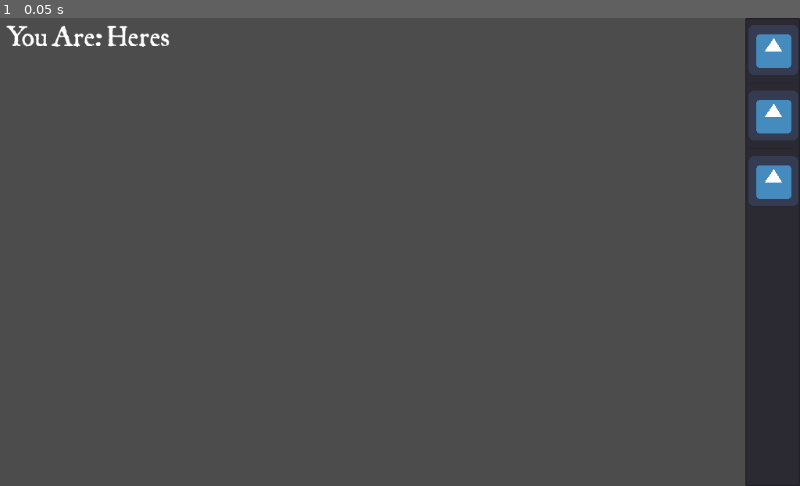
Above: before the commit, frame 1.
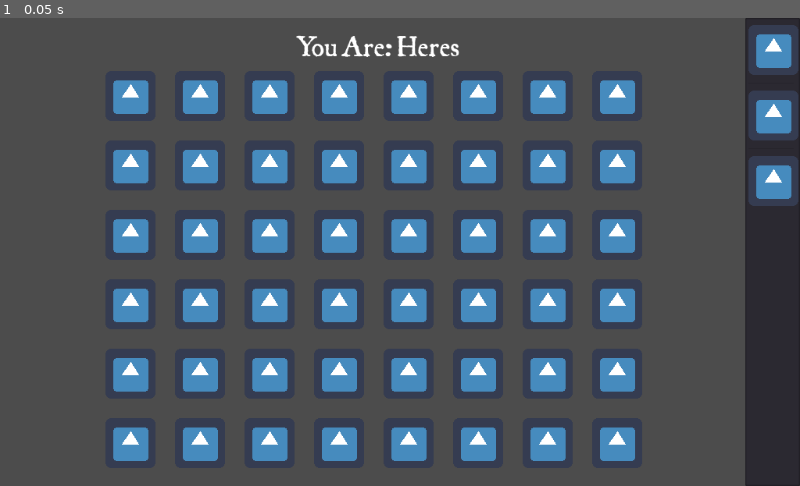
Above: after the commit, the same moment.

Repository: TheSkyOne/Yetzira-and-Heres
Game: Godot game, scene res://Game.tscn
The game is run twice, just before and just after one commit, with the same random seed, the same clock (stepped at 60 frames per second) and the same inputs. This scene is started directly instead of the project's main scene. The engine's default icon, where the game draws it, is replaced by a stand-in: a white triangle on a blue panel in a dark square.
Inputs:
- Up to frame 1 (0.05 s): no input

The runs differ from the first frame. In frame 1, 16% of the frame differs, in the area x 0-80%, y 1-95%.

Commit message:
added grid

Diff:
--- a/Game.tscn
+++ b/Game.tscn
@@ -1,7 +1,8 @@
-[gd_scene load_steps=4 format=2]
+[gd_scene load_steps=5 format=2]
 
 [ext_resource path="res://Game.gd" type="Script" id=1]
 [ext_resource path="res://jsl-ancient/JANCIENT.TTF" type="DynamicFontData" id=2]
+[ext_resource path="res://icon.png" type="Texture" id=3]
 
 [sub_resource type="DynamicFont" id=1]
 
@@ -21,10 +22,10 @@
 anchor_top = 0.0
 anchor_right = 0.0
 anchor_bottom = 0.0
-margin_left = 8.0
-margin_top = 9.0
-margin_right = 140.0
-margin_bottom = 50.0
+margin_left = 379.0
+margin_top = 22.0
+margin_right = 511.0
+margin_bottom = 63.0
 rect_pivot_offset = Vector2( 0, 0 )
 rect_clip_content = false
 mouse_filter = 2
@@ -36,3 +37,970 @@
 lines_skipped = 0
 max_lines_visible = -1
 _sections_unfolded = [ "Margin", "custom_fonts" ]
+
+[node name="GridContainer" type="GridContainer" parent="." index="1"]
+
+anchor_left = 0.0
+anchor_top = 0.0
+anchor_right = 0.0
+anchor_bottom = 0.0
+margin_left = 135.0
+margin_top = 68.0
+margin_right = 822.0
+margin_bottom = 577.0
+rect_pivot_offset = Vector2( 0, 0 )
+rect_clip_content = false
+mouse_filter = 1
+mouse_default_cursor_shape = 0
+size_flags_horizontal = 1
+size_flags_vertical = 1
+custom_constants/vseparation = 25
+custom_constants/hseparation = 25
+columns = 8
+_sections_unfolded = [ "Margin", "Rect", "custom_constants" ]
+
+[node name="TextureRect" type="TextureRect" parent="GridContainer" index="0"]
+
+anchor_left = 0.0
+anchor_top = 0.0
+anchor_right = 0.0
+anchor_bottom = 0.0
+margin_right = 64.0
+margin_bottom = 64.0
+rect_pivot_offset = Vector2( 0, 0 )
+rect_clip_content = false
+mouse_filter = 1
+mouse_default_cursor_shape = 0
+size_flags_horizontal = 1
+size_flags_vertical = 1
+texture = ExtResource( 3 )
+stretch_mode = 0
+_sections_unfolded = [ "Rect" ]
+
+[node name="TextureRect2" type="TextureRect" parent="GridContainer" index="1"]
+
+anchor_left = 0.0
+anchor_top = 0.0
+anchor_right = 0.0
+anchor_bottom = 0.0
+margin_left = 89.0
+margin_right = 153.0
+margin_bottom = 64.0
+rect_pivot_offset = Vector2( 0, 0 )
+rect_clip_content = false
+mouse_filter = 1
+mouse_default_cursor_shape = 0
+size_flags_horizontal = 1
+size_flags_vertical = 1
+texture = ExtResource( 3 )
+stretch_mode = 0
+_sections_unfolded = [ "Rect" ]
+
+[node name="TextureRect3" type="TextureRect" parent="GridContainer" index="2"]
+
+anchor_left = 0.0
+anchor_top = 0.0
+anchor_right = 0.0
+anchor_bottom = 0.0
+margin_left = 178.0
+margin_right = 242.0
+margin_bottom = 64.0
+rect_pivot_offset = Vector2( 0, 0 )
+rect_clip_content = false
+mouse_filter = 1
+mouse_default_cursor_shape = 0
+size_flags_horizontal = 1
+size_flags_vertical = 1
+texture = ExtResource( 3 )
+stretch_mode = 0
+_sections_unfolded = [ "Rect" ]
+
+[node name="TextureRect4" type="TextureRect" parent="GridContainer" index="3"]
+
+anchor_left = 0.0
+anchor_top = 0.0
+anchor_right = 0.0
+anchor_bottom = 0.0
+margin_left = 267.0
+margin_right = 331.0
+margin_bottom = 64.0
+rect_pivot_offset = Vector2( 0, 0 )
+rect_clip_content = false
+mouse_filter = 1
+mouse_default_cursor_shape = 0
+size_flags_horizontal = 1
+size_flags_vertical = 1
+texture = ExtResource( 3 )
+stretch_mode = 0
+_sections_unfolded = [ "Rect" ]
+
+[node name="TextureRect5" type="TextureRect" parent="GridContainer" index="4"]
+
+anchor_left = 0.0
+anchor_top = 0.0
+anchor_right = 0.0
+anchor_bottom = 0.0
+margin_left = 356.0
+margin_right = 420.0
+margin_bottom = 64.0
+rect_pivot_offset = Vector2( 0, 0 )
+rect_clip_content = false
+mouse_filter = 1
+mouse_default_cursor_shape = 0
+size_flags_horizontal = 1
+size_flags_vertical = 1
+texture = ExtResource( 3 )
+stretch_mode = 0
+_sections_unfolded = [ "Rect" ]
+
+[node name="TextureRect6" type="TextureRect" parent="GridContainer" index="5"]
+
+anchor_left = 0.0
+anchor_top = 0.0
+anchor_right = 0.0
+anchor_bottom = 0.0
+margin_left = 445.0
+margin_right = 509.0
+margin_bottom = 64.0
+rect_pivot_offset = Vector2( 0, 0 )
+rect_clip_content = false
+mouse_filter = 1
+mouse_default_cursor_shape = 0
+size_flags_horizontal = 1
+size_flags_vertical = 1
+texture = ExtResource( 3 )
+stretch_mode = 0
+_sections_unfolded = [ "Rect" ]
+
+[node name="TextureRect7" type="TextureRect" parent="GridContainer" index="6"]
+
+anchor_left = 0.0
+anchor_top = 0.0
+anchor_right = 0.0
+anchor_bottom = 0.0
+margin_left = 534.0
+margin_right = 598.0
+margin_bottom = 64.0
+rect_pivot_offset = Vector2( 0, 0 )
+rect_clip_content = false
+mouse_filter = 1
+mouse_default_cursor_shape = 0
+size_flags_horizontal = 1
+size_flags_vertical = 1
+texture = ExtResource( 3 )
+stretch_mode = 0
+_sections_unfolded = [ "Rect" ]
+
+[node name="TextureRect8" type="TextureRect" parent="GridContainer" index="7"]
+
+anchor_left = 0.0
+anchor_top = 0.0
+anchor_right = 0.0
+anchor_bottom = 0.0
+margin_left = 623.0
+margin_right = 687.0
+margin_bottom = 64.0
+rect_pivot_offset = Vector2( 0, 0 )
+rect_clip_content = false
+mouse_filter = 1
+mouse_default_cursor_shape = 0
+size_flags_horizontal = 1
+size_flags_vertical = 1
+texture = ExtResource( 3 )
+stretch_mode = 0
+_sections_unfolded = [ "Rect" ]
+
+[node name="TextureRect9" type="TextureRect" parent="GridContainer" index="8"]
+
+anchor_left = 0.0
+anchor_top = 0.0
+anchor_right = 0.0
+anchor_bottom = 0.0
+margin_top = 89.0
+margin_right = 64.0
+margin_bottom = 153.0
+rect_pivot_offset = Vector2( 0, 0 )
+rect_clip_content = false
+mouse_filter = 1
+mouse_default_cursor_shape = 0
+size_flags_horizontal = 1
+size_flags_vertical = 1
+texture = ExtResource( 3 )
+stretch_mode = 0
+_sections_unfolded = [ "Rect" ]
+
+[node name="TextureRect10" type="TextureRect" parent="GridContainer" index="9"]
+
+anchor_left = 0.0
+anchor_top = 0.0
+anchor_right = 0.0
+anchor_bottom = 0.0
+margin_left = 89.0
+margin_top = 89.0
+margin_right = 153.0
+margin_bottom = 153.0
+rect_pivot_offset = Vector2( 0, 0 )
+rect_clip_content = false
+mouse_filter = 1
+mouse_default_cursor_shape = 0
+size_flags_horizontal = 1
+size_flags_vertical = 1
+texture = ExtResource( 3 )
+stretch_mode = 0
+_sections_unfolded = [ "Rect" ]
+
+[node name="TextureRect11" type="TextureRect" parent="GridContainer" index="10"]
+
+anchor_left = 0.0
+anchor_top = 0.0
+anchor_right = 0.0
+anchor_bottom = 0.0
+margin_left = 178.0
+margin_top = 89.0
+margin_right = 242.0
+margin_bottom = 153.0
+rect_pivot_offset = Vector2( 0, 0 )
+rect_clip_content = false
+mouse_filter = 1
+mouse_default_cursor_shape = 0
+size_flags_horizontal = 1
+size_flags_vertical = 1
+texture = ExtResource( 3 )
+stretch_mode = 0
+_sections_unfolded = [ "Rect" ]
+
+[node name="TextureRect12" type="TextureRect" parent="GridContainer" index="11"]
+
+anchor_left = 0.0
+anchor_top = 0.0
+anchor_right = 0.0
+anchor_bottom = 0.0
+margin_left = 267.0
+margin_top = 89.0
+margin_right = 331.0
+margin_bottom = 153.0
+rect_pivot_offset = Vector2( 0, 0 )
+rect_clip_content = false
+mouse_filter = 1
+mouse_default_cursor_shape = 0
+size_flags_horizontal = 1
+size_flags_vertical = 1
+texture = ExtResource( 3 )
+stretch_mode = 0
+_sections_unfolded = [ "Rect" ]
+
+[node name="TextureRect13" type="TextureRect" parent="GridContainer" index="12"]
+
+anchor_left = 0.0
+anchor_top = 0.0
+anchor_right = 0.0
+anchor_bottom = 0.0
+margin_left = 356.0
+margin_top = 89.0
+margin_right = 420.0
+margin_bottom = 153.0
+rect_pivot_offset = Vector2( 0, 0 )
+rect_clip_content = false
+mouse_filter = 1
+mouse_default_cursor_shape = 0
+size_flags_horizontal = 1
+size_flags_vertical = 1
+texture = ExtResource( 3 )
+stretch_mode = 0
+_sections_unfolded = [ "Rect" ]
+
+[node name="TextureRect14" type="TextureRect" parent="GridContainer" index="13"]
+
+anchor_left = 0.0
+anchor_top = 0.0
+anchor_right = 0.0
+anchor_bottom = 0.0
+margin_left = 445.0
+margin_top = 89.0
+margin_right = 509.0
+margin_bottom = 153.0
+rect_pivot_offset = Vector2( 0, 0 )
+rect_clip_content = false
+mouse_filter = 1
+mouse_default_cursor_shape = 0
+size_flags_horizontal = 1
+size_flags_vertical = 1
+texture = ExtResource( 3 )
+stretch_mode = 0
+_sections_unfolded = [ "Rect" ]
+
+[node name="TextureRect15" type="TextureRect" parent="GridContainer" index="14"]
+
+anchor_left = 0.0
+anchor_top = 0.0
+anchor_right = 0.0
+anchor_bottom = 0.0
+margin_left = 534.0
+margin_top = 89.0
+margin_right = 598.0
+margin_bottom = 153.0
+rect_pivot_offset = Vector2( 0, 0 )
+rect_clip_content = false
+mouse_filter = 1
+mouse_default_cursor_shape = 0
+size_flags_horizontal = 1
+size_flags_vertical = 1
+texture = ExtResource( 3 )
+stretch_mode = 0
+_sections_unfolded = [ "Rect" ]
+
+[node name="TextureRect16" type="TextureRect" parent="GridContainer" index="15"]
+
+anchor_left = 0.0
+anchor_top = 0.0
+anchor_right = 0.0
+anchor_bottom = 0.0
+margin_left = 623.0
+margin_top = 89.0
+margin_right = 687.0
+margin_bottom = 153.0
+rect_pivot_offset = Vector2( 0, 0 )
+rect_clip_content = false
+mouse_filter = 1
+mouse_default_cursor_shape = 0
+size_flags_horizontal = 1
+size_flags_vertical = 1
+texture = ExtResource( 3 )
+stretch_mode = 0
+_sections_unfolded = [ "Rect" ]
+
+[node name="TextureRect17" type="TextureRect" parent="GridContainer" index="16"]
+
+anchor_left = 0.0
+anchor_top = 0.0
+anchor_right = 0.0
+anchor_bottom = 0.0
+margin_top = 178.0
+margin_right = 64.0
+margin_bottom = 242.0
+rect_pivot_offset = Vector2( 0, 0 )
+rect_clip_content = false
+mouse_filter = 1
+mouse_default_cursor_shape = 0
+size_flags_horizontal = 1
+size_flags_vertical = 1
+texture = ExtResource( 3 )
+stretch_mode = 0
+_sections_unfolded = [ "Rect" ]
+
+[node name="TextureRect18" type="TextureRect" parent="GridContainer" index="17"]
+
+anchor_left = 0.0
+anchor_top = 0.0
+anchor_right = 0.0
+anchor_bottom = 0.0
+margin_left = 89.0
+margin_top = 178.0
+margin_right = 153.0
+margin_bottom = 242.0
+rect_pivot_offset = Vector2( 0, 0 )
+rect_clip_content = false
+mouse_filter = 1
+mouse_default_cursor_shape = 0
+size_flags_horizontal = 1
+size_flags_vertical = 1
+texture = ExtResource( 3 )
+stretch_mode = 0
+_sections_unfolded = [ "Rect" ]
+
+[node name="TextureRect19" type="TextureRect" parent="GridContainer" index="18"]
+
+anchor_left = 0.0
+anchor_top = 0.0
+anchor_right = 0.0
+anchor_bottom = 0.0
+margin_left = 178.0
+margin_top = 178.0
+margin_right = 242.0
+margin_bottom = 242.0
+rect_pivot_offset = Vector2( 0, 0 )
+rect_clip_content = false
+mouse_filter = 1
+mouse_default_cursor_shape = 0
+size_flags_horizontal = 1
+size_flags_vertical = 1
+texture = ExtResource( 3 )
+stretch_mode = 0
+_sections_unfolded = [ "Rect" ]
+
+[node name="TextureRect20" type="TextureRect" parent="GridContainer" index="19"]
+
+anchor_left = 0.0
+anchor_top = 0.0
+anchor_right = 0.0
+anchor_bottom = 0.0
+margin_left = 267.0
+margin_top = 178.0
+margin_right = 331.0
+margin_bottom = 242.0
+rect_pivot_offset = Vector2( 0, 0 )
+rect_clip_content = false
+mouse_filter = 1
+mouse_default_cursor_shape = 0
+size_flags_horizontal = 1
+size_flags_vertical = 1
+texture = ExtResource( 3 )
+stretch_mode = 0
+_sections_unfolded = [ "Rect" ]
+
+[node name="TextureRect21" type="TextureRect" parent="GridContainer" index="20"]
+
+anchor_left = 0.0
+anchor_top = 0.0
+anchor_right = 0.0
+anchor_bottom = 0.0
+margin_left = 356.0
+margin_top = 178.0
+margin_right = 420.0
+margin_bottom = 242.0
+rect_pivot_offset = Vector2( 0, 0 )
+rect_clip_content = false
+mouse_filter = 1
+mouse_default_cursor_shape = 0
+size_flags_horizontal = 1
+size_flags_vertical = 1
+texture = ExtResource( 3 )
+stretch_mode = 0
+_sections_unfolded = [ "Rect" ]
+
+[node name="TextureRect22" type="TextureRect" parent="GridContainer" index="21"]
+
+anchor_left = 0.0
+anchor_top = 0.0
+anchor_right = 0.0
+anchor_bottom = 0.0
+margin_left = 445.0
+margin_top = 178.0
+margin_right = 509.0
+margin_bottom = 242.0
+rect_pivot_offset = Vector2( 0, 0 )
+rect_clip_content = false
+mouse_filter = 1
+mouse_default_cursor_shape = 0
+size_flags_horizontal = 1
+size_flags_vertical = 1
+texture = ExtResource( 3 )
+stretch_mode = 0
+_sections_unfolded = [ "Rect" ]
+
+[node name="TextureRect23" type="TextureRect" parent="GridContainer" index="22"]
+
+anchor_left = 0.0
+anchor_top = 0.0
+anchor_right = 0.0
+anchor_bottom = 0.0
+margin_left = 534.0
+margin_top = 178.0
+margin_right = 598.0
+margin_bottom = 242.0
+rect_pivot_offset = Vector2( 0, 0 )
+rect_clip_content = false
+mouse_filter = 1
+mouse_default_cursor_shape = 0
+size_flags_horizontal = 1
+size_flags_vertical = 1
+texture = ExtResource( 3 )
+stretch_mode = 0
+_sections_unfolded = [ "Rect" ]
+
+[node name="TextureRect24" type="TextureRect" parent="GridContainer" index="23"]
+
+anchor_left = 0.0
+anchor_top = 0.0
+anchor_right = 0.0
+anchor_bottom = 0.0
+margin_left = 623.0
+margin_top = 178.0
+margin_right = 687.0
+margin_bottom = 242.0
+rect_pivot_offset = Vector2( 0, 0 )
+rect_clip_content = false
+mouse_filter = 1
+mouse_default_cursor_shape = 0
+size_flags_horizontal = 1
+size_flags_vertical = 1
+texture = ExtResource( 3 )
+stretch_mode = 0
+_sections_unfolded = [ "Rect" ]
+
+[node name="TextureRect25" type="TextureRect" parent="GridContainer" index="24"]
+
+anchor_left = 0.0
+anchor_top = 0.0
+anchor_right = 0.0
+anchor_bottom = 0.0
+margin_top = 267.0
+margin_right = 64.0
+margin_bottom = 331.0
+rect_pivot_offset = Vector2( 0, 0 )
+rect_clip_content = false
+mouse_filter = 1
+mouse_default_cursor_shape = 0
+size_flags_horizontal = 1
+size_flags_vertical = 1
+texture = ExtResource( 3 )
+stretch_mode = 0
+_sections_unfolded = [ "Rect" ]
+
+[node name="TextureRect26" type="TextureRect" parent="GridContainer" index="25"]
+
+anchor_left = 0.0
+anchor_top = 0.0
+anchor_right = 0.0
+anchor_bottom = 0.0
+margin_left = 89.0
+margin_top = 267.0
+margin_right = 153.0
+margin_bottom = 331.0
+rect_pivot_offset = Vector2( 0, 0 )
+rect_clip_content = false
+mouse_filter = 1
+mouse_default_cursor_shape = 0
+size_flags_horizontal = 1
+size_flags_vertical = 1
+texture = ExtResource( 3 )
+stretch_mode = 0
+_sections_unfolded = [ "Rect" ]
+
+[node name="TextureRect27" type="TextureRect" parent="GridContainer" index="26"]
+
+anchor_left = 0.0
+anchor_top = 0.0
+anchor_right = 0.0
+anchor_bottom = 0.0
+margin_left = 178.0
+margin_top = 267.0
+margin_right = 242.0
+margin_bottom = 331.0
+rect_pivot_offset = Vector2( 0, 0 )
+rect_clip_content = false
+mouse_filter = 1
+mouse_default_cursor_shape = 0
+size_flags_horizontal = 1
+size_flags_vertical = 1
+texture = ExtResource( 3 )
+stretch_mode = 0
+_sections_unfolded = [ "Rect" ]
+
+[node name="TextureRect28" type="TextureRect" parent="GridContainer" index="27"]
+
+anchor_left = 0.0
+anchor_top = 0.0
+anchor_right = 0.0
+anchor_bottom = 0.0
+margin_left = 267.0
+margin_top = 267.0
+margin_right = 331.0
+margin_bottom = 331.0
+rect_pivot_offset = Vector2( 0, 0 )
+rect_clip_content = false
+mouse_filter = 1
+mouse_default_cursor_shape = 0
+size_flags_horizontal = 1
+size_flags_vertical = 1
+texture = ExtResource( 3 )
+stretch_mode = 0
+_sections_unfolded = [ "Rect" ]
+
+[node name="TextureRect29" type="TextureRect" parent="GridContainer" index="28"]
+
+anchor_left = 0.0
+anchor_top = 0.0
+anchor_right = 0.0
+anchor_bottom = 0.0
+margin_left = 356.0
+margin_top = 267.0
+margin_right = 420.0
+margin_bottom = 331.0
+rect_pivot_offset = Vector2( 0, 0 )
+rect_clip_content = false
+mouse_filter = 1
+mouse_default_cursor_shape = 0
+size_flags_horizontal = 1
+size_flags_vertical = 1
+texture = ExtResource( 3 )
+stretch_mode = 0
+_sections_unfolded = [ "Rect" ]
+
+[node name="TextureRect30" type="TextureRect" parent="GridContainer" index="29"]
+
+anchor_left = 0.0
+anchor_top = 0.0
+anchor_right = 0.0
+anchor_bottom = 0.0
+margin_left = 445.0
+margin_top = 267.0
+margin_right = 509.0
+margin_bottom = 331.0
+rect_pivot_offset = Vector2( 0, 0 )
+rect_clip_content = false
+mouse_filter = 1
+mouse_default_cursor_shape = 0
+size_flags_horizontal = 1
+size_flags_vertical = 1
+texture = ExtResource( 3 )
+stretch_mode = 0
+_sections_unfolded = [ "Rect" ]
+
+[node name="TextureRect31" type="TextureRect" parent="GridContainer" index="30"]
+
+anchor_left = 0.0
+anchor_top = 0.0
+anchor_right = 0.0
+anchor_bottom = 0.0
+margin_left = 534.0
+margin_top = 267.0
+margin_right = 598.0
+margin_bottom = 331.0
+rect_pivot_offset = Vector2( 0, 0 )
+rect_clip_content = false
+mouse_filter = 1
+mouse_default_cursor_shape = 0
+size_flags_horizontal = 1
+size_flags_vertical = 1
+texture = ExtResource( 3 )
+stretch_mode = 0
+_sections_unfolded = [ "Rect" ]
+
+[node name="TextureRect32" type="TextureRect" parent="GridContainer" index="31"]
+
+anchor_left = 0.0
+anchor_top = 0.0
+anchor_right = 0.0
+anchor_bottom = 0.0
+margin_left = 623.0
+margin_top = 267.0
+margin_right = 687.0
+margin_bottom = 331.0
+rect_pivot_offset = Vector2( 0, 0 )
+rect_clip_content = false
+mouse_filter = 1
+mouse_default_cursor_shape = 0
+size_flags_horizontal = 1
+size_flags_vertical = 1
+texture = ExtResource( 3 )
+stretch_mode = 0
+_sections_unfolded = [ "Rect" ]
+
+[node name="TextureRect33" type="TextureRect" parent="GridContainer" index="32"]
+
+anchor_left = 0.0
+anchor_top = 0.0
+anchor_right = 0.0
+anchor_bottom = 0.0
+margin_top = 356.0
+margin_right = 64.0
+margin_bottom = 420.0
+rect_pivot_offset = Vector2( 0, 0 )
+rect_clip_content = false
+mouse_filter = 1
+mouse_default_cursor_shape = 0
+size_flags_horizontal = 1
+size_flags_vertical = 1
+texture = ExtResource( 3 )
+stretch_mode = 0
+_sections_unfolded = [ "Rect" ]
+
+[node name="TextureRect34" type="TextureRect" parent="GridContainer" index="33"]
+
+anchor_left = 0.0
+anchor_top = 0.0
+anchor_right = 0.0
+anchor_bottom = 0.0
+margin_left = 89.0
+margin_top = 356.0
+margin_right = 153.0
+margin_bottom = 420.0
+rect_pivot_offset = Vector2( 0, 0 )
+rect_clip_content = false
+mouse_filter = 1
+mouse_default_cursor_shape = 0
+size_flags_horizontal = 1
+size_flags_vertical = 1
+texture = ExtResource( 3 )
+stretch_mode = 0
+_sections_unfolded = [ "Rect" ]
+
+[node name="TextureRect35" type="TextureRect" parent="GridContainer" index="34"]
+
+anchor_left = 0.0
+anchor_top = 0.0
+anchor_right = 0.0
+anchor_bottom = 0.0
+margin_left = 178.0
+margin_top = 356.0
+margin_right = 242.0
+margin_bottom = 420.0
+rect_pivot_offset = Vector2( 0, 0 )
+rect_clip_content = false
+mouse_filter = 1
+mouse_default_cursor_shape = 0
+size_flags_horizontal = 1
+size_flags_vertical = 1
+texture = ExtResource( 3 )
+stretch_mode = 0
+_sections_unfolded = [ "Rect" ]
+
+[node name="TextureRect36" type="TextureRect" parent="GridContainer" index="35"]
+
+anchor_left = 0.0
+anchor_top = 0.0
+anchor_right = 0.0
+anchor_bottom = 0.0
+margin_left = 267.0
+margin_top = 356.0
+margin_right = 331.0
+margin_bottom = 420.0
+rect_pivot_offset = Vector2( 0, 0 )
+rect_clip_content = false
+mouse_filter = 1
+mouse_default_cursor_shape = 0
+size_flags_horizontal = 1
+size_flags_vertical = 1
+texture = ExtResource( 3 )
+stretch_mode = 0
+_sections_unfolded = [ "Rect" ]
+
+[node name="TextureRect37" type="TextureRect" parent="GridContainer" index="36"]
+
+anchor_left = 0.0
+anchor_top = 0.0
+anchor_right = 0.0
+anchor_bottom = 0.0
+margin_left = 356.0
+margin_top = 356.0
+margin_right = 420.0
+margin_bottom = 420.0
+rect_pivot_offset = Vector2( 0, 0 )
+rect_clip_content = false
+mouse_filter = 1
+mouse_default_cursor_shape = 0
+size_flags_horizontal = 1
+size_flags_vertical = 1
+texture = ExtResource( 3 )
+stretch_mode = 0
+_sections_unfolded = [ "Rect" ]
+
+[node name="TextureRect38" type="TextureRect" parent="GridContainer" index="37"]
+
+anchor_left = 0.0
+anchor_top = 0.0
+anchor_right = 0.0
+anchor_bottom = 0.0
+margin_left = 445.0
+margin_top = 356.0
+margin_right = 509.0
+margin_bottom = 420.0
+rect_pivot_offset = Vector2( 0, 0 )
+rect_clip_content = false
+mouse_filter = 1
+mouse_default_cursor_shape = 0
+size_flags_horizontal = 1
+size_flags_vertical = 1
+texture = ExtResource( 3 )
+stretch_mode = 0
+_sections_unfolded = [ "Rect" ]
+
+[node name="TextureRect39" type="TextureRect" parent="GridContainer" index="38"]
+
+anchor_left = 0.0
+anchor_top = 0.0
+anchor_right = 0.0
+anchor_bottom = 0.0
+margin_left = 534.0
+margin_top = 356.0
+margin_right = 598.0
+margin_bottom = 420.0
+rect_pivot_offset = Vector2( 0, 0 )
+rect_clip_content = false
+mouse_filter = 1
+mouse_default_cursor_shape = 0
+size_flags_horizontal = 1
+size_flags_vertical = 1
+texture = ExtResource( 3 )
+stretch_mode = 0
+_sections_unfolded = [ "Rect" ]
+
+[node name="TextureRect40" type="TextureRect" parent="GridContainer" index="39"]
+
+anchor_left = 0.0
+anchor_top = 0.0
+anchor_right = 0.0
+anchor_bottom = 0.0
+margin_left = 623.0
+margin_top = 356.0
+margin_right = 687.0
+margin_bottom = 420.0
+rect_pivot_offset = Vector2( 0, 0 )
+rect_clip_content = false
+mouse_filter = 1
+mouse_default_cursor_shape = 0
+size_flags_horizontal = 1
+size_flags_vertical = 1
+texture = ExtResource( 3 )
+stretch_mode = 0
+_sections_unfolded = [ "Rect" ]
+
+[node name="TextureRect41" type="TextureRect" parent="GridContainer" index="40"]
+
+anchor_left = 0.0
+anchor_top = 0.0
+anchor_right = 0.0
+anchor_bottom = 0.0
+margin_top = 445.0
+margin_right = 64.0
+margin_bottom = 509.0
+rect_pivot_offset = Vector2( 0, 0 )
+rect_clip_content = false
+mouse_filter = 1
+mouse_default_cursor_shape = 0
+size_flags_horizontal = 1
+size_flags_vertical = 1
+texture = ExtResource( 3 )
+stretch_mode = 0
+_sections_unfolded = [ "Rect" ]
+
+[node name="TextureRect42" type="TextureRect" parent="GridContainer" index="41"]
+
+anchor_left = 0.0
+anchor_top = 0.0
+anchor_right = 0.0
+anchor_bottom = 0.0
+margin_left = 89.0
+margin_top = 445.0
+margin_right = 153.0
+margin_bottom = 509.0
+rect_pivot_offset = Vector2( 0, 0 )
+rect_clip_content = false
+mouse_filter = 1
+mouse_default_cursor_shape = 0
+size_flags_horizontal = 1
+size_flags_vertical = 1
+texture = ExtResource( 3 )
+stretch_mode = 0
+_sections_unfolded = [ "Rect" ]
+
+[node name="TextureRect43" type="TextureRect" parent="GridContainer" index="42"]
+
+anchor_left = 0.0
+anchor_top = 0.0
+anchor_right = 0.0
+anchor_bottom = 0.0
+margin_left = 178.0
+margin_top = 445.0
+margin_right = 242.0
+margin_bottom = 509.0
+rect_pivot_offset = Vector2( 0, 0 )
+rect_clip_content = false
+mouse_filter = 1
+mouse_default_cursor_shape = 0
+size_flags_horizontal = 1
+size_flags_vertical = 1
+texture = ExtResource( 3 )
+stretch_mode = 0
+_sections_unfolded = [ "Rect" ]
+
+[node name="TextureRect44" type="TextureRect" parent="GridContainer" index="43"]
+
+anchor_left = 0.0
+anchor_top = 0.0
+anchor_right = 0.0
+anchor_bottom = 0.0
+margin_left = 267.0
+margin_top = 445.0
+margin_right = 331.0
+margin_bottom = 509.0
+rect_pivot_offset = Vector2( 0, 0 )
+rect_clip_content = false
+mouse_filter = 1
+mouse_default_cursor_shape = 0
+size_flags_horizontal = 1
+size_flags_vertical = 1
+texture = ExtResource( 3 )
+stretch_mode = 0
+_sections_unfolded = [ "Rect" ]
+
+[node name="TextureRect45" type="TextureRect" parent="GridContainer" index="44"]
+
+anchor_left = 0.0
+anchor_top = 0.0
+anchor_right = 0.0
+anchor_bottom = 0.0
+margin_left = 356.0
+margin_top = 445.0
+margin_right = 420.0
+margin_bottom = 509.0
+rect_pivot_offset = Vector2( 0, 0 )
+rect_clip_content = false
+mouse_filter = 1
+mouse_default_cursor_shape = 0
+size_flags_horizontal = 1
+size_flags_vertical = 1
+texture = ExtResource( 3 )
+stretch_mode = 0
+_sections_unfolded = [ "Rect" ]
+
+[node name="TextureRect46" type="TextureRect" parent="GridContainer" index="45"]
+
+anchor_left = 0.0
+anchor_top = 0.0
+anchor_right = 0.0
+anchor_bottom = 0.0
+margin_left = 445.0
+margin_top = 445.0
+margin_right = 509.0
+margin_bottom = 509.0
+rect_pivot_offset = Vector2( 0, 0 )
+rect_clip_content = false
+mouse_filter = 1
+mouse_default_cursor_shape = 0
+size_flags_horizontal = 1
+size_flags_vertical = 1
+texture = ExtResource( 3 )
+stretch_mode = 0
+_sections_unfolded = [ "Rect" ]
+
+[node name="TextureRect47" type="TextureRect" parent="GridContainer" index="46"]
+
+anchor_left = 0.0
+anchor_top = 0.0
+anchor_right = 0.0
+anchor_bottom = 0.0
+margin_left = 534.0
+margin_top = 445.0
+margin_right = 598.0
+margin_bottom = 509.0
+rect_pivot_offset = Vector2( 0, 0 )
+rect_clip_content = false
+mouse_filter = 1
+mouse_default_cursor_shape = 0
+size_flags_horizontal = 1
+size_flags_vertical = 1
+texture = ExtResource( 3 )
+stretch_mode = 0
+_sections_unfolded = [ "Rect" ]
+
+[node name="TextureRect48" type="TextureRect" parent="GridContainer" index="47"]
+
+anchor_left = 0.0
+anchor_top = 0.0
+anchor_right = 0.0
+anchor_bottom = 0.0
+margin_left = 623.0
+margin_top = 445.0
+margin_right = 687.0
+margin_bottom = 509.0
+rect_pivot_offset = Vector2( 0, 0 )
+rect_clip_content = false
+mouse_filter = 1
+mouse_default_cursor_shape = 0
+size_flags_horizontal = 1
+size_flags_vertical = 1
+texture = ExtResource( 3 )
+stretch_mode = 0
+_sections_unfolded = [ "Rect" ]
